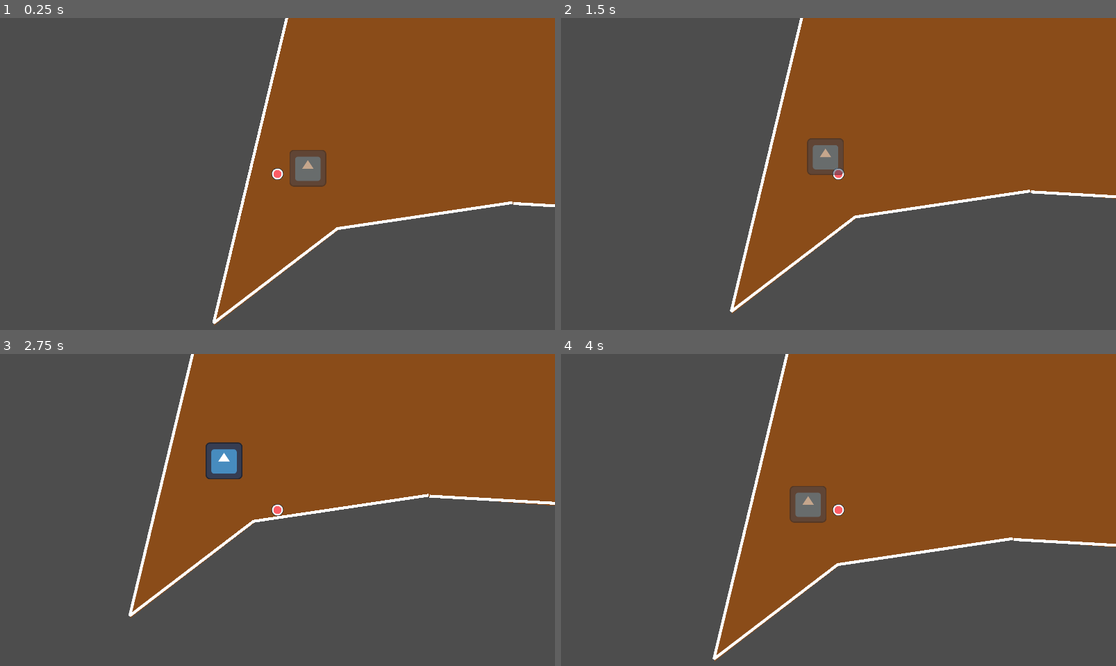
Above: before the commit, frames 1-4 (two rows, left to right).
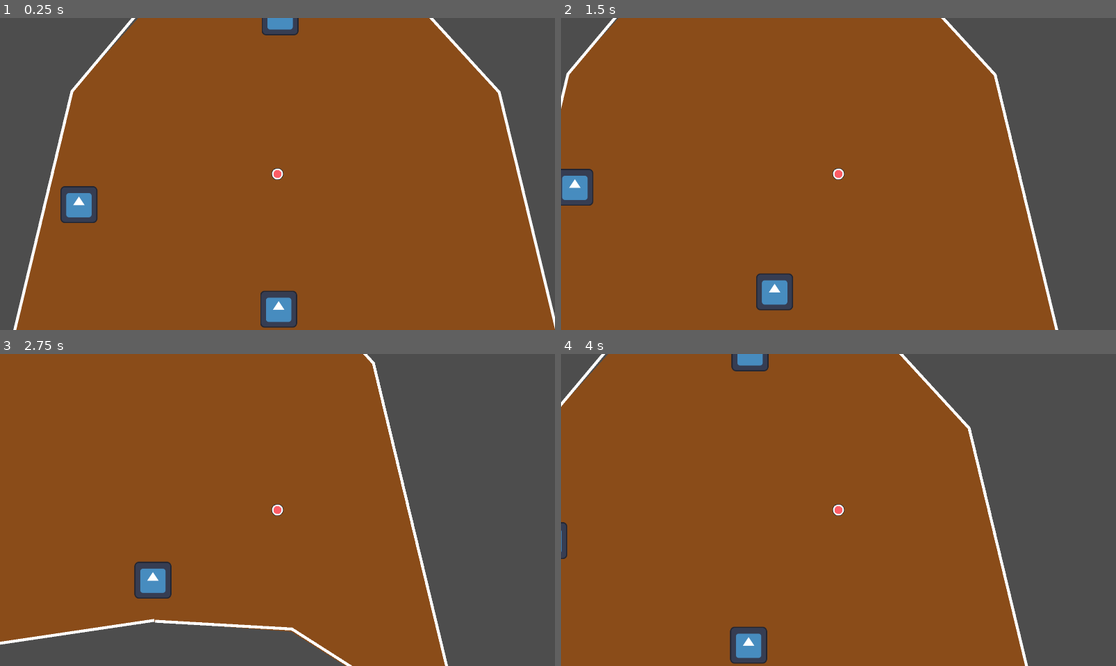
Above: after the commit, the same moments.

Repository: mddizon/BuiltToScale
Game: Godot game, scene res://Scenes/ship_interior.tscn
Same seed, same stepped clock (60 frames per second), same inputs: the game is played once before the commit and once after it. This scene is started directly instead of the project's main scene. The engine's default icon, where the game draws it, is replaced by a stand-in: a white triangle on a blue panel in a dark square.
Inputs (mouse positions are in pixels of both pictures, inside the frame that each line leads up to):
- Up to frame 1 (0.25 s): no input
- Up to frame 2 (1.5 s): tap Enter at 0.5 s; move the mouse to (960, 158) at 0.52 s; hold D (right) 0.53-1.28 s; click (960, 158) at 0.6 s; move the mouse to (727, 189) at 1.27 s; hold S (down) from 1.28 s (still down); click (727, 189) at 1.35 s
- Up to frame 3 (2.75 s): move the mouse to (333, 441) at 2.02 s; release S (down) at 2.03 s; hold D (right) from 2.03 s (still down); click (333, 441) at 2.1 s
- Up to frame 4 (4 s): move the mouse to (810, 572) at 2.77 s; release D (right) at 2.78 s; hold W (up) 2.78-3.53 s; click (810, 572) at 2.85 s; move the mouse to (1005, 556) at 3.52 s; hold A (left) from 3.53 s (still down); click (1005, 556) at 3.6 s

The runs differ from the first frame. In frame 1, 60% of the frame differs, in the area x 2-100%, y 0-100%; in frame 2, 67%, in the area x 0-100%, y 0-100%; in frame 3, 60%; in frame 4, 67%.

Commit message:
Add more interactables, test fixture for physics stacking

Diff:
--- a/Scenes/game.tscn
+++ b/Scenes/game.tscn
@@ -1,21 +1,17 @@
-[gd_scene load_steps=4 format=3 uid="uid://d4kxm63m55gyf"]
+[gd_scene load_steps=5 format=3 uid="uid://d4kxm63m55gyf"]
 
 [ext_resource type="Script" path="res://Game.gd" id="1_8hfjr"]
 [ext_resource type="LabelSettings" uid="uid://dffgelpd4rgp8" path="res://Resources/title_font_settings.tres" id="2_trujm"]
 [ext_resource type="Theme" uid="uid://w7lokxr7htxk" path="res://Resources/button_theme.tres" id="3_dnofe"]
+[ext_resource type="PackedScene" uid="uid://cm6dk33upugkp" path="res://Scenes/physics_tester.tscn" id="4_3rwbg"]
 
 [node name="Game" type="Node2D"]
 script = ExtResource("1_8hfjr")
 
+[node name="PhysicsTester" parent="." instance=ExtResource("4_3rwbg")]
+position = Vector2(123, 206)
+
 [node name="Hud" type="CanvasLayer" parent="."]
-
-[node name="ColorRect" type="ColorRect" parent="Hud"]
-anchors_preset = 15
-anchor_right = 1.0
-anchor_bottom = 1.0
-grow_horizontal = 2
-grow_vertical = 2
-color = Color(0.791401, 0.5044, 0.92071, 1)
 
 [node name="Label" type="Label" parent="Hud"]
 anchors_preset = 8
--- a/Scenes/interactable.tscn
+++ b/Scenes/interactable.tscn
@@ -4,6 +4,21 @@
 [ext_resource type="Script" path="res://src/interactable.gd" id="2_f83wl"]
 
 [node name="Interactable" type="Sprite2D"]
-position = Vector2(-703, 155)
 texture = ExtResource("1_37gvw")
 script = ExtResource("2_f83wl")
+
+[node name="Label" type="Label" parent="."]
+anchors_preset = 8
+anchor_left = 0.5
+anchor_top = 0.5
+anchor_right = 0.5
+anchor_bottom = 0.5
+offset_left = -144.0
+offset_top = 31.0
+offset_right = 17.0
+offset_bottom = 54.0
+grow_horizontal = 2
+grow_vertical = 2
+text = "Default Action Name"
+horizontal_alignment = 1
+vertical_alignment = 1
--- /dev/null
+++ b/Scenes/physics_tester.tscn
@@ -0,0 +1,35 @@
+[gd_scene load_steps=6 format=3 uid="uid://cm6dk33upugkp"]
+
+[ext_resource type="Texture2D" uid="uid://cqbidmh5p2s84" path="res://Resources/Art/red_character.png" id="1_21h8x"]
+
+[sub_resource type="PhysicsMaterial" id="PhysicsMaterial_s5io1"]
+friction = 0.0
+bounce = 5.9
+
+[sub_resource type="CircleShape2D" id="CircleShape2D_3gvr3"]
+radius = 23.0
+
+[sub_resource type="PhysicsMaterial" id="PhysicsMaterial_psgqd"]
+friction = 0.0
+
+[sub_resource type="RectangleShape2D" id="RectangleShape2D_vkpxo"]
+size = Vector2(522, 16)
+
+[node name="PhysicsTester" type="Node2D"]
+
+[node name="Ball" type="RigidBody2D" parent="."]
+position = Vector2(277, 101)
+physics_material_override = SubResource("PhysicsMaterial_s5io1")
+
+[node name="Sprite2D" type="Sprite2D" parent="Ball"]
+texture = ExtResource("1_21h8x")
+
+[node name="CollisionShape2D" type="CollisionShape2D" parent="Ball"]
+shape = SubResource("CircleShape2D_3gvr3")
+
+[node name="Floor" type="StaticBody2D" parent="."]
+physics_material_override = SubResource("PhysicsMaterial_psgqd")
+
+[node name="CollisionShape2D" type="CollisionShape2D" parent="Floor"]
+position = Vector2(269, 305)
+shape = SubResource("RectangleShape2D_vkpxo")
--- a/Scenes/ship_interior.tscn
+++ b/Scenes/ship_interior.tscn
@@ -9,6 +9,7 @@
 
 [node name="ShipInterior" type="Node2D"]
 script = ExtResource("1_x326t")
+metadata/_edit_lock_ = true
 
 [node name="ShipFloor" type="Polygon2D" parent="."]
 color = Color(0.544288, 0.298503, 0.0982161, 1)
@@ -22,11 +23,20 @@
 script = ExtResource("3_8rish")
 
 [node name="InteriorCharacter" parent="." instance=ExtResource("1_6ih0u")]
-position = Vector2(-808, 175)
+position = Vector2(-4, -333)
 motion_mode = 1
-speed = 200
+speed = 300
 
 [node name="Camera2D" type="Camera2D" parent="InteriorCharacter"]
 
-[node name="Interactable" parent="." instance=ExtResource("4_wpjgs")]
-action_name = "Locker"
+[node name="WeaponsLocker" parent="." instance=ExtResource("4_wpjgs")]
+position = Vector2(-691, -227)
+action_name = "Weapons Locker"
+
+[node name="Navigation" parent="." instance=ExtResource("4_wpjgs")]
+position = Vector2(5, -877)
+action_name = "Navigation"
+
+[node name="Engines" parent="." instance=ExtResource("4_wpjgs")]
+position = Vector2(0, 135)
+action_name = "Engines"
--- a/Scenes/ui_title.tscn
+++ b/Scenes/ui_title.tscn
@@ -1,8 +1,9 @@
-[gd_scene load_steps=4 format=3 uid="uid://xdvb52housap"]
+[gd_scene load_steps=5 format=3 uid="uid://xdvb52housap"]
 
 [ext_resource type="Script" path="res://src/ui_title.gd" id="1_82tn2"]
 [ext_resource type="LabelSettings" uid="uid://dffgelpd4rgp8" path="res://Resources/title_font_settings.tres" id="1_le0jy"]
 [ext_resource type="Theme" uid="uid://w7lokxr7htxk" path="res://Resources/button_theme.tres" id="2_wvkh1"]
+[ext_resource type="PackedScene" uid="uid://cm6dk33upugkp" path="res://Scenes/physics_tester.tscn" id="4_438p5"]
 
 [node name="UI" type="Control"]
 layout_mode = 3
@@ -66,6 +67,8 @@
 theme = ExtResource("2_wvkh1")
 text = "Credits"
 
+[node name="PhysicsTester" parent="." instance=ExtResource("4_438p5")]
+
 [connection signal="pressed" from="VFlowContainer/StartGameButton" to="." method="_on_start_game_button_pressed"]
 [connection signal="pressed" from="VFlowContainer/GoToShipButton" to="." method="_on_go_to_ship_button_pressed"]
 [connection signal="pressed" from="VFlowContainer/CreditsButton" to="." method="_on_credits_button_pressed"]
--- a/src/interactable.gd
+++ b/src/interactable.gd
@@ -4,12 +4,15 @@
 @export var threshhold_distance: float = 130
 
 var player: CharacterBody2D
+@onready var label = $Label
 
 signal interacted(action_name: String)
 
 func _ready():
 	add_to_group("interactable")
 	player = get_parent().get_node("InteriorCharacter")
+	label.text = action_name
+	label.visible = false
 	assert(player, "Player not found")
 	# Connects the interacted signal to the interaction controller
 	self.connect("interacted", InteractionController.interacted_with_object)
@@ -17,6 +20,7 @@
 # Called every frame. 'delta' is the elapsed time since the previous frame.
 func _process(_delta):
 	var player_near = is_player_near();
+	label.visible = player_near
 	if player_near:
 		modulate = Color(1, 1, 1, .5)
 	else:
